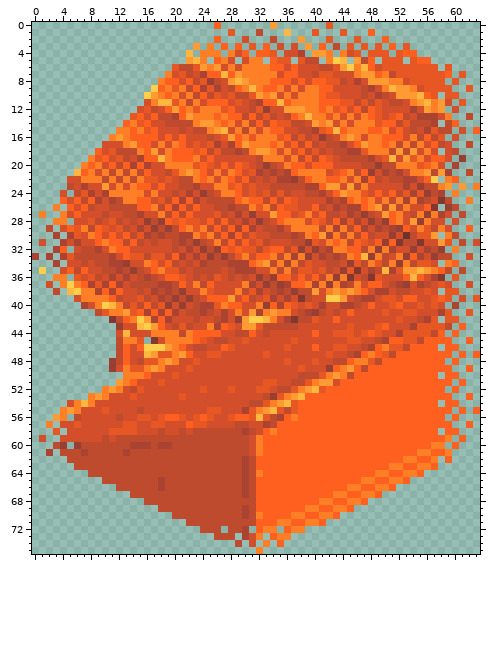
Edited in one commit: sprite sheet (objects/asia/fidwell.scenery_large.bamborf3/images/01.png). Above, as it was before the edit.
The file is 64x76 pixels.
And afterwards:
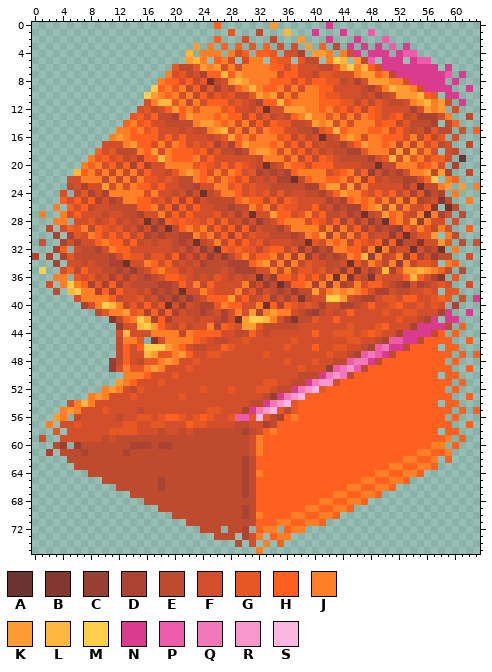
Palette (. is transparent): A #6f332f  B #83372f  C #973f33  D #ab4333  E #bf4b2f  F #d34f2b  G #e75723  H #ff5f1f  J #ff7f27  K #ff9b33  L #ffb73f  M #ffcf4b  N #db3b8f  P #ef5bab  Q #f377bb  R #f797cb  S #fbb7df
Diff:
y 0: x 42 G -> N
y 1: x 40 G -> N; x 44 G -> N; x 48 H -> P
y 2: x 42 G -> N; x 46 G -> N; x 50 H -> P
y 3: x 45 G -> N; x 47 G -> N; x 49 G -> N; x 51 H -> P; x 53 G -> N
y 4: x 46 G -> N; x 48..50 GGG -> NNN; x 52..54 GHH -> NPP
y 5: x 48 H -> P; x 50..52 GGG -> NNN; x 54..56 GHH -> NPP
y 6: x 50..57 GGGGGGGG -> NNNNNNNN; x 59 G -> N
y 7: x 52..59 GGGGGGGH -> NNNNNNNP; x 61 G -> N
y 8: x 25 C -> A; x 54..58 GGGGG -> NNNNN; x 60 G -> N
y 9: x 56..59 GGGG -> NNNN; x 62 G -> N
y 10: x 59..60 GG -> NN
y 11: x 61 G -> N
y 12: x 33 C -> A
y 16: x 41 C -> A
y 19: x 61 C -> A
y 20: x 33 C -> A; x 49 C -> A
y 22: x 37 C -> A
y 23: x 55 C -> A
y 24: x 24 C -> A
y 26: x 59 C -> A
y 27: x 31 C -> A; x 47 C -> A; x 56 C -> A
y 28: x 16 C -> A; x 50 C -> A
y 29: x 19 C -> A
y 31: x 23 C -> A; x 39 C -> A
y 32: x 26 C -> A; x 49 C -> A; x 54 C -> A; x 58 C -> A
y 34: x 13 C -> A; x 45 C -> A
y 36: x 32 C -> A; x 43 C -> A
y 37: x 35 C -> A
y 38: x 21 C -> A
y 39: x 63 G -> N
y 40: x 19 C -> A; x 33 C -> A
y 41: x 59 G -> N; x 62 G -> N
y 42: x 29 C -> A; x 57 G -> N; x 59..60 GG -> NN
y 43: x 55..58 GGGG -> NNNN
y 44: x 53..56 GGGG -> NNNN
y 45: x 51..54 HHGG -> PPNN
y 46: x 49..52 HJGG -> PQNN
y 47: x 47..50 HJHG -> PQPN
y 48: x 45..48 HJJG -> PQQN
y 49: x 43..46 HJKH -> PQRP
y 50: x 41..44 GJKJ -> NQRQ
y 51: x 39..42 GJKK -> NQRR
y 52: x 37..40 GJKL -> NQRS
y 53: x 35..38 GJKL -> NQRS
y 54: x 33..36 GJKL -> NQRS
y 55: x 31..34 GJKL -> NQRS
y 56: x 29..30 HH -> PP; x 32 L -> S
